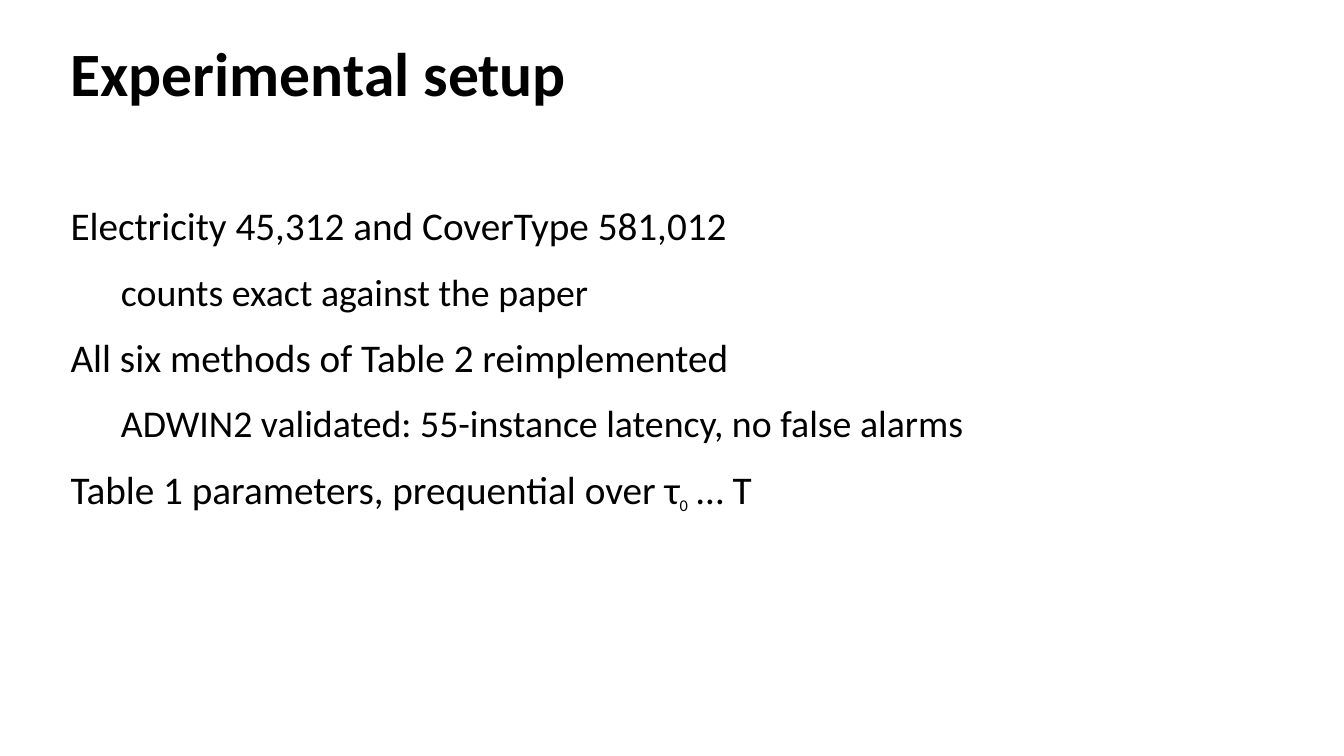
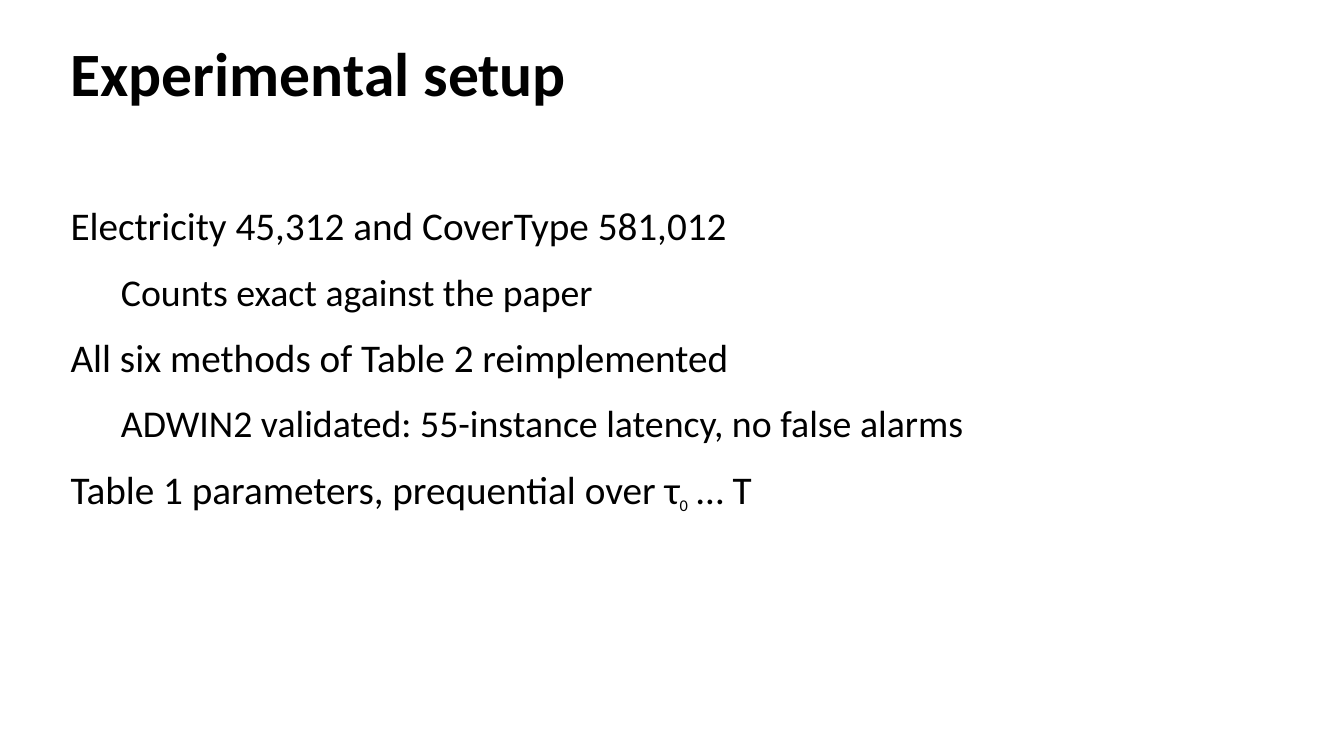
Before and after one commit to phuong0111/time-series-research, a slide deck: slide 16 of data-drift/seminar.pptx. Drawn at 1344x756 pixels with LibreOffice and Linux fonts; fonts in the diff are those of the drawing. Boxes give left, top, right and bottom in pixels: in the first picture for what was removed or moved away, otherwise in the second. Text is boxed around its words. In the diff, an @@ line names an element or a change of style, - is before the commit and + after.

```diff
--- a/data-drift/seminar.pptx
+++ b/data-drift/seminar.pptx
@@ text at (x1=121, y1=279, x2=593, y2=313): text changed @@
-  counts exact against the paper
+  Counts exact against the paper
```
Also in this commit, not shown: 15 other slides changed, 1 other file.
